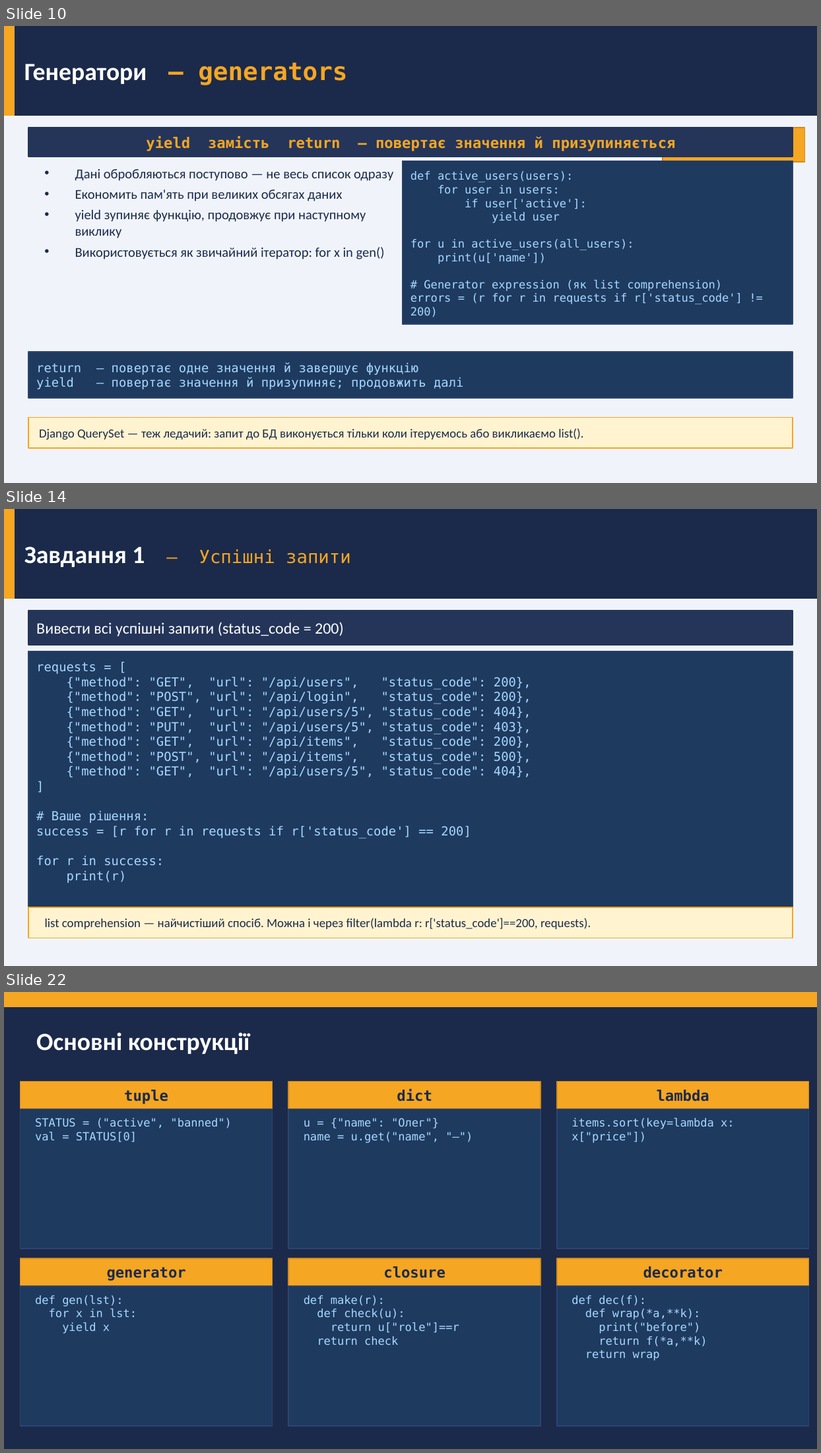
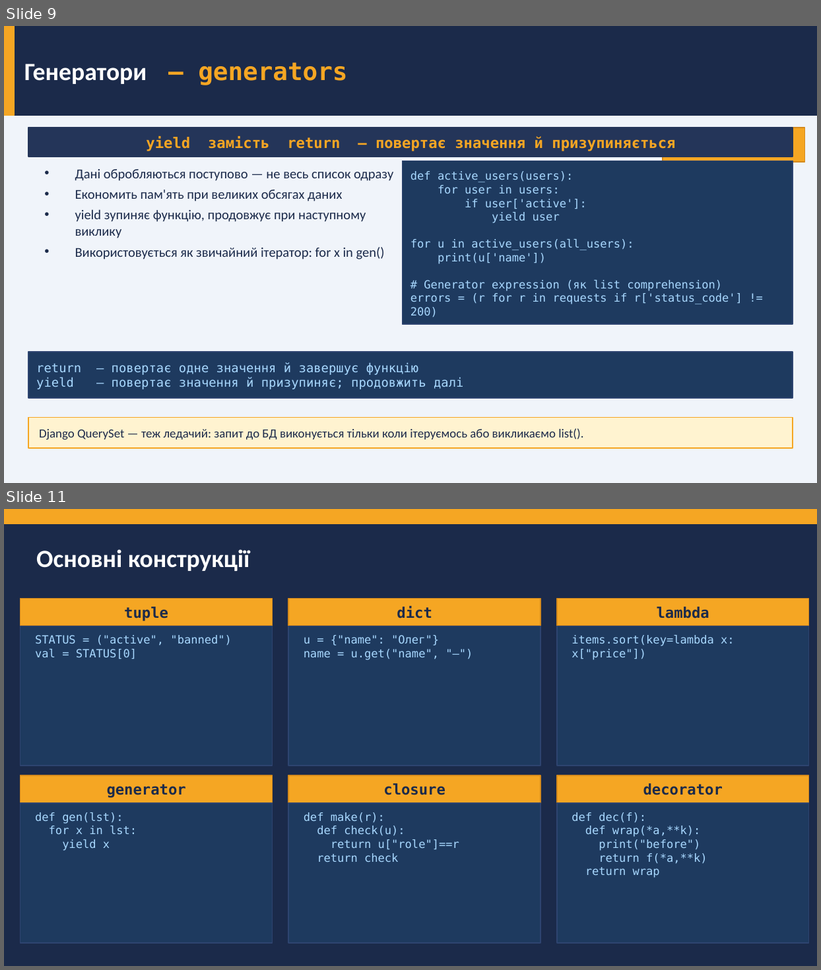
Before and after one commit to dmitriy-shtefan/python-back-2026, a slide deck: заняття_1/Заняття_1_Python_для_web_v2.pptx. Shown one above the other, each under a label of ours: slides 10, 14 and 22 before the commit, slides 9 and 11 after it; the slides between them are not shown. The pictures are 821x1453 and 821x970 pixels, drawn with LibreOffice and Linux fonts; fonts in the diff are those of the drawing. Boxes give left, top, right and bottom in pixels: in the first picture for what was removed or moved away, otherwise in the second. Text is boxed around its words. In the diff, an @@ line names an element or a change of style, - is before the commit and + after.

```diff
--- a/заняття_1/Заняття_1_Python_для_web_v2.pptx
+++ b/заняття_1/Заняття_1_Python_для_web_v2.pptx
@@ slide 14 removed at <box>4,509,817,966</box>, background #F0F4FA @@
@@ rectangle removed at <box>4,509,817,599</box> @@
@@ rectangle removed at <box>4,509,14,599</box> @@
@@ text removed at <box>24,547,351,567</box> @@
-Завдання 1 — Успішні запити
@@ rectangle removed at <box>28,611,793,645</box> @@
@@ text removed at <box>36,622,344,636</box> @@
-Вивести всі успішні запити (status_code = 200)
@@ rectangle removed at <box>28,652,793,926</box> @@
@@ text removed at <box>36,663,531,883</box> @@
-requests = [
-{"method": "GET", "url": "/api/users", "status_code": 200},
-{"method": "POST", "url": "/api/login", "status_code": 200},
-{"method": "GET", "url": "/api/users/5", "status_code": 404},
-{"method": "PUT", "url": "/api/users/5", "status_code": 403},
-{"method": "GET", "url": "/api/items", "status_code": 200},
-{"method": "POST", "url": "/api/items", "status_code": 500},
-{"method": "GET", "url": "/api/users/5", "status_code": 404},
-]
-# Ваше рішення:
-success = [r for r in requests if r['status_code'] == 200]
-for r in success:
-print(r)
@@ rectangle removed at <box>28,908,793,938</box> @@
@@ text removed at <box>45,918,591,929</box> @@
-list comprehension — найчистіший спосіб. Можна і через filter(lambda r: r['status_code']==200, requests).
@@ what was slide 10 is now slide 9 @@
@@ what was slide 22 is now slide 11 @@
```
Also in this commit, not shown: 2 slides changed, 10 other slides removed, 5 other files.
